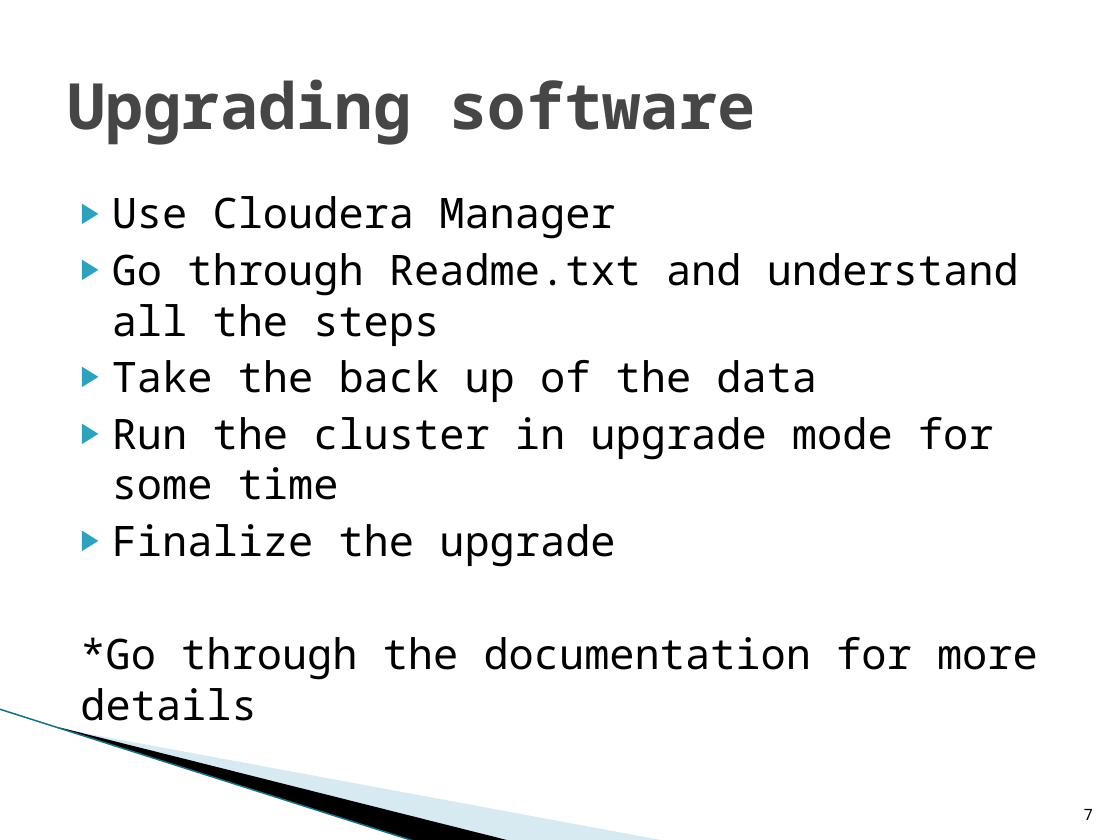
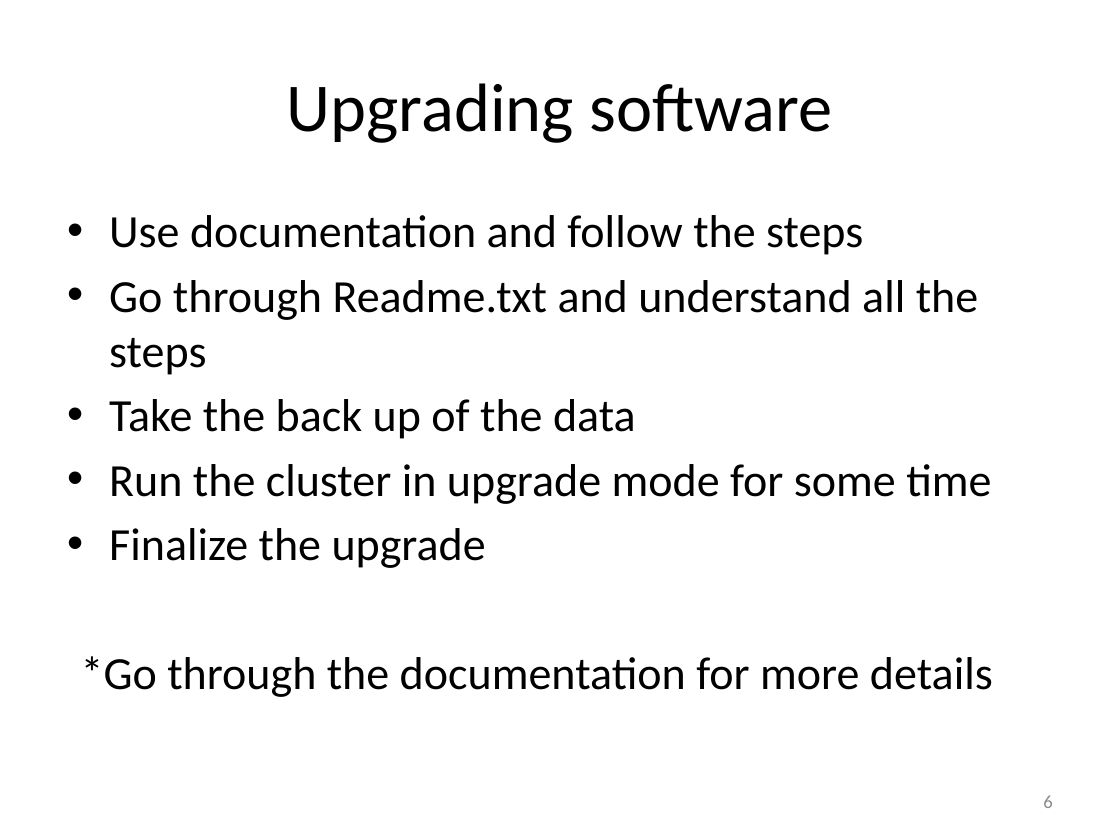
Before and after one commit to dgadiraju/code, a slide deck: slide 6 of hadoop/administration/cloudera/ppts/15DayToDayOperations.pptx (slide 7 before the commit). Drawn at 1120x840 pixels with LibreOffice and Linux fonts; fonts in the diff are those of the drawing; background and template pictures are left out. Boxes give left, top, right and bottom in pixels: in the first picture for what was removed or moved away, otherwise in the second. Text is boxed around its words. In the diff, an @@ line names an element or a change of style, - is before the commit and + after.

```diff
--- a/hadoop/administration/cloudera/ppts/15DayToDayOperations.pptx
+++ b/hadoop/administration/cloudera/ppts/15DayToDayOperations.pptx
@@ title "Upgrading software" at bbox=[287, 83, 832, 143]: size 41 to 44 pt, font Noto Sans Mono to Calibri, text colour #464646 to #000000, bold off; alignment left to centre @@
@@ text "Use documentation and follow the ...": place and size @@
-text "Use documentation and follow the ..." at bbox=[80, 196, 1038, 721]
+text "Use documentation and follow the ..." at bbox=[81, 215, 993, 697]
@@ text at bbox=[109, 215, 863, 255]: text changed; size 27 to 29.6 pt; font Noto Sans Mono to Calibri @@
-▶ Use Cloudera Manager
+• Use documentation and follow the steps
@@ text at bbox=[81, 280, 993, 697]: size 27 to 29.6 pt, font Noto Sans Mono to Calibri in "Go through Readme.txt and understand all the ...", "Take the back up of the data", "Run the cluster in upgrade mode for ...", "Finalize the upgrade" and 1 more places; bullet ▶ to •; more space between paragraphs @@
@@ freeform shape removed at bbox=[87, 613, 553, 790] @@
@@ freeform shape removed at bbox=[0, 709, 459, 812] @@
@@ line removed from (0, 709) to (416, 840) @@
@@ page number added at bbox=[1043, 795, 1052, 808], 12 pt, text #8C8C8C @@
+6
@@ page number removed at bbox=[1084, 809, 1093, 820] @@
-7
```
Also in this commit, not shown: 10 other slides changed, 11 slides added, 3 slides removed, 25 other files.
